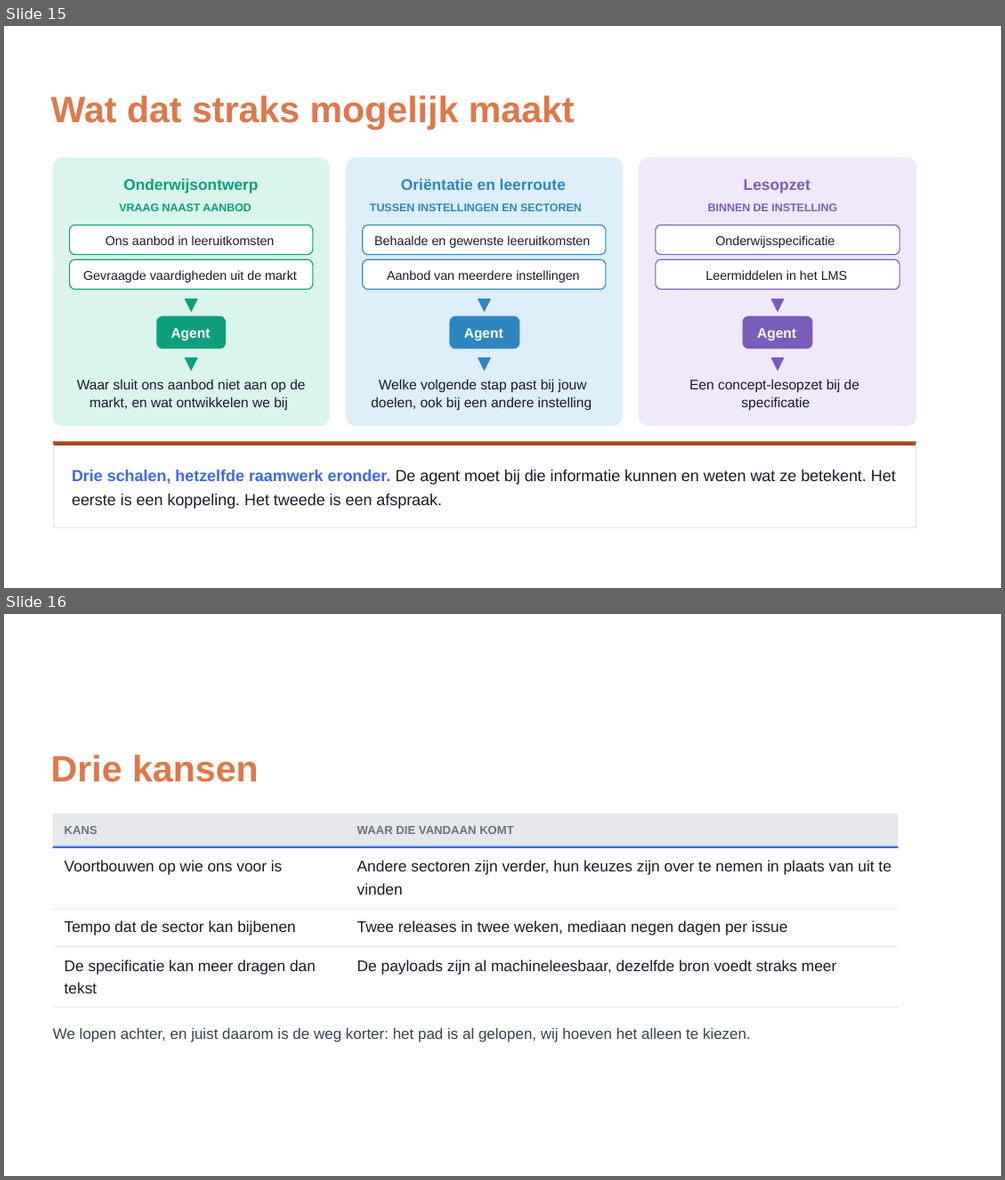
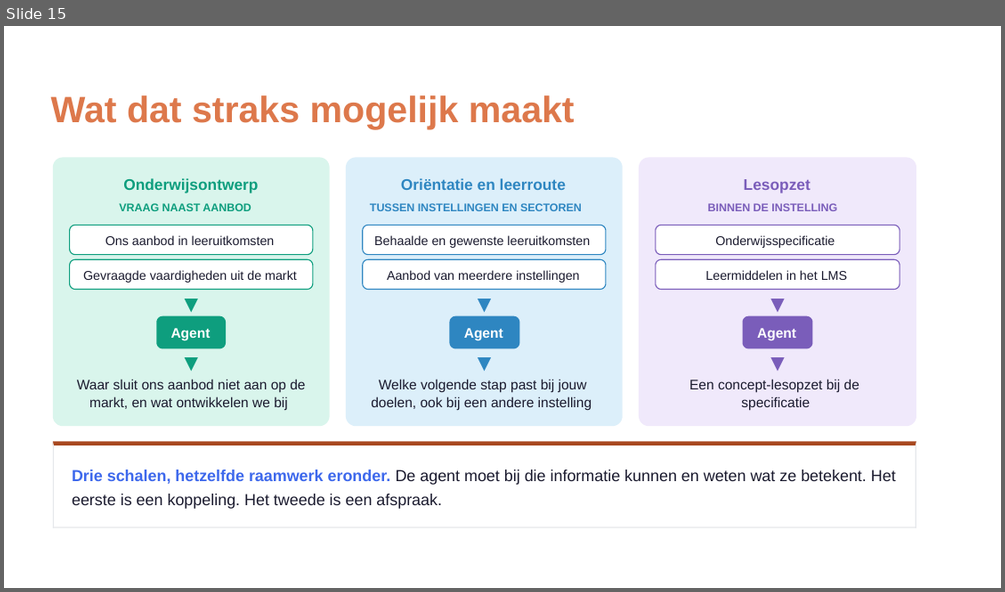
Before and after one commit to Npuls-OKx/meta, a slide deck: presentaties/export/260904_ai_houdbaarheid/260904_ai_houdbaarheid.pptx. Shown one above the other, each under a label of ours: slides 15 and 16 before the commit, slide 15 after it. The pictures are 1005x1180 and 1005x592 pixels, drawn with LibreOffice and Linux fonts; fonts in the diff are those of the drawing; background and template pictures are left out. Boxes give left, top, right and bottom in pixels: in the first picture for what was removed or moved away, otherwise in the second. Text is boxed around its words. In the diff, an @@ line names an element or a change of style, - is before the commit and + after.

Commit message:
Kansen worden een som in plaats van een opsomming
De kansen waren deugden van het project. Nu zijn het drie redenen waarom
dit het moment is: de opbrengst van een afspraak stijgt omdat AI de eerste
laag is die zelf niets opslaat, de prijs daalt omdat opschrijven en
aansluiten goedkoper zijn geworden, en een afspraak bedient steeds meer
vragen omdat de leeruitkomst nu al drie schalen draagt.

Relateert aan: #212

```diff
--- a/presentaties/export/260904_ai_houdbaarheid/260904_ai_houdbaarheid.pptx
+++ b/presentaties/export/260904_ai_houdbaarheid/260904_ai_houdbaarheid.pptx
@@ slide 16 removed at [4,614,1001,1176], background picture (left out) @@
@@ freeform shape removed at [4,614,1001,1176] @@
@@ freeform shape removed at [4,614,1001,1176] @@
@@ text removed at [51,755,259,782] @@
-Drie kansen
@@ freeform shape removed at [53,813,346,846] @@
@@ text removed at [65,826,97,834] @@
-KANS
@@ freeform shape removed at [346,813,898,846] @@
@@ text removed at [357,826,514,834] @@
-WAAR DIE VANDAAN KOMT
@@ freeform shape removed at [53,845,346,847] @@
@@ freeform shape removed at [346,845,898,847] @@
@@ text removed at [65,860,283,875] @@
-Voortbouwen op wie ons voor is
@@ text removed at [357,860,890,875] @@
-Andere sectoren zijn verder, hun keuzes zijn over te nemen in plaats van uit te
@@ text removed at [357,883,403,894] @@
-vinden
@@ freeform shape removed at [53,908,346,909] @@
@@ text removed at [65,920,296,935] @@
-Tempo dat de sector kan bijbenen
@@ freeform shape removed at [346,908,898,909] @@
@@ text removed at [357,920,788,935] @@
-Twee releases in twee weken, mediaan negen dagen per issue
@@ freeform shape removed at [53,946,346,947] @@
@@ text removed at [65,959,316,974] @@
-De speciﬁcatie kan meer dragen dan
@@ freeform shape removed at [346,946,898,947] @@
@@ text removed at [357,959,837,974] @@
-De payloads zijn al machineleesbaar, dezelfde bron voedt straks meer
@@ text removed at [65,982,97,993] @@
-tekst
@@ freeform shape removed at [53,1006,346,1007] @@
@@ freeform shape removed at [346,1006,898,1007] @@
@@ text removed at [53,1027,751,1042] @@
-We lopen achter, en juist daarom is de weg korter: het pad is al gelopen, wij hoeven het alleen te kiezen.
```
Also in this commit, not shown: 1 slide added, 2 other files.
